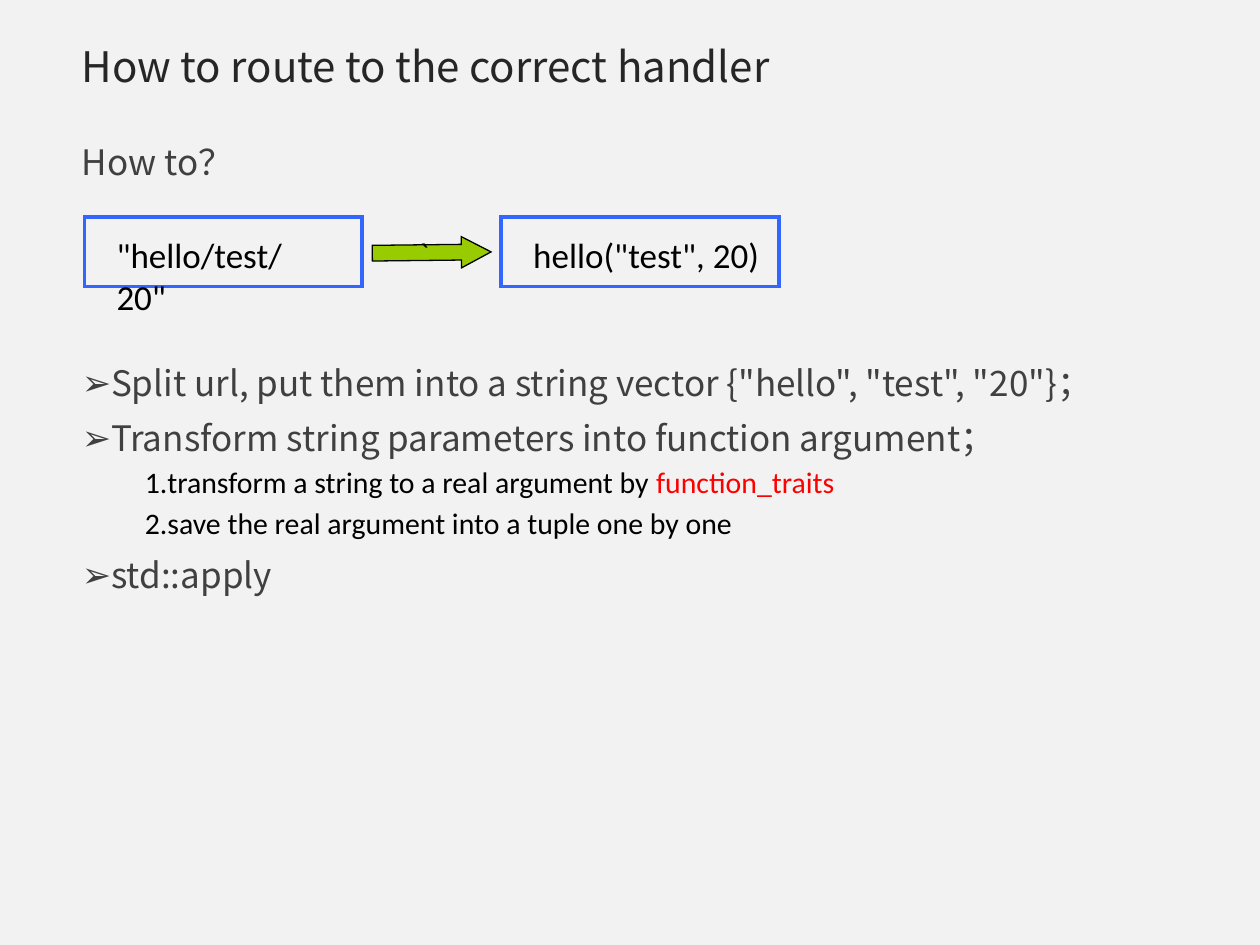
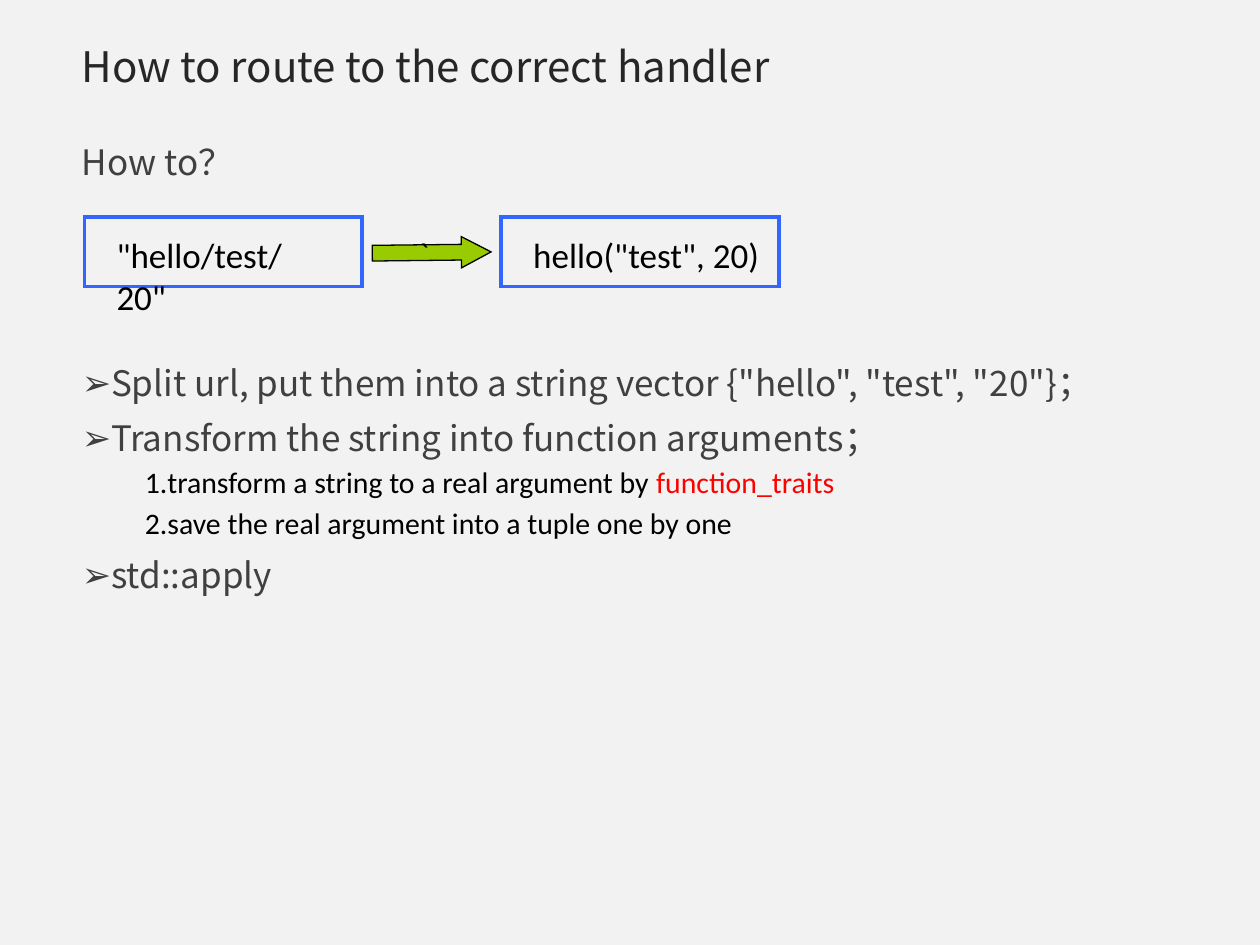
Before and after one commit to qicosmos/cppnow2017-ppt, a slide deck: slide 26 of An easy to use RPC framework implemented by c++11 and c++14 - shorter.pptx. Drawn at 1260x945 pixels with LibreOffice and Linux fonts; fonts in the diff are those of the drawing; background and template pictures are left out. Boxes give left, top, right and bottom in pixels: in the first picture for what was removed or moved away, otherwise in the second. Text is boxed around its words. In the diff, an @@ line names an element or a change of style, - is before the commit and + after.

Commit message:
update

```diff
--- a/An easy to use RPC framework implemented by c++11 and c++14 - shorter.pptx
+++ b/An easy to use RPC framework implemented by c++11 and c++14 - shorter.pptx
@@ text at (111,422,879,460): text changed @@
-➢ Transform string parameters into function argument；
+➢ Transform the string into function arguments；
```
